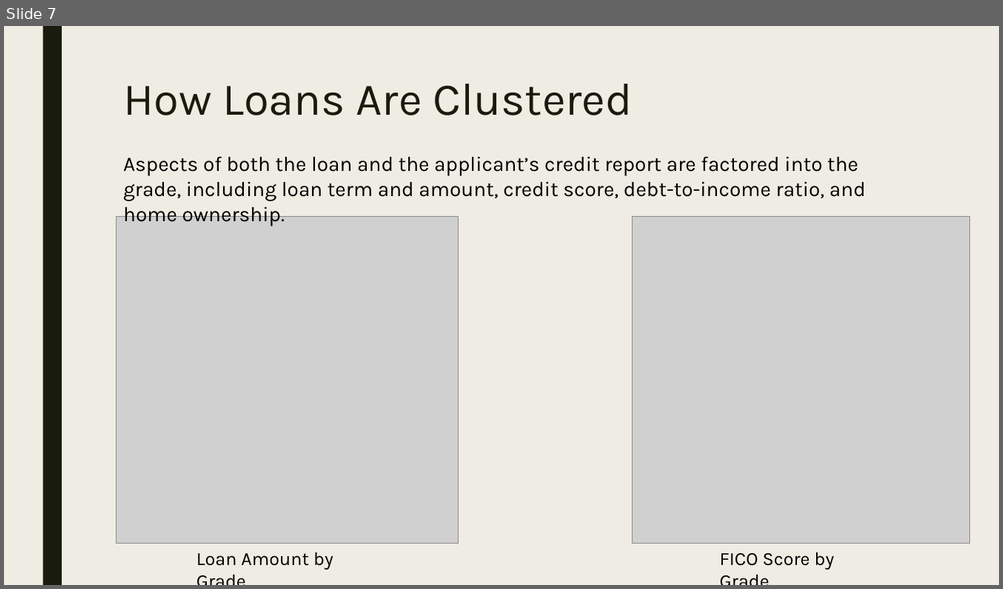
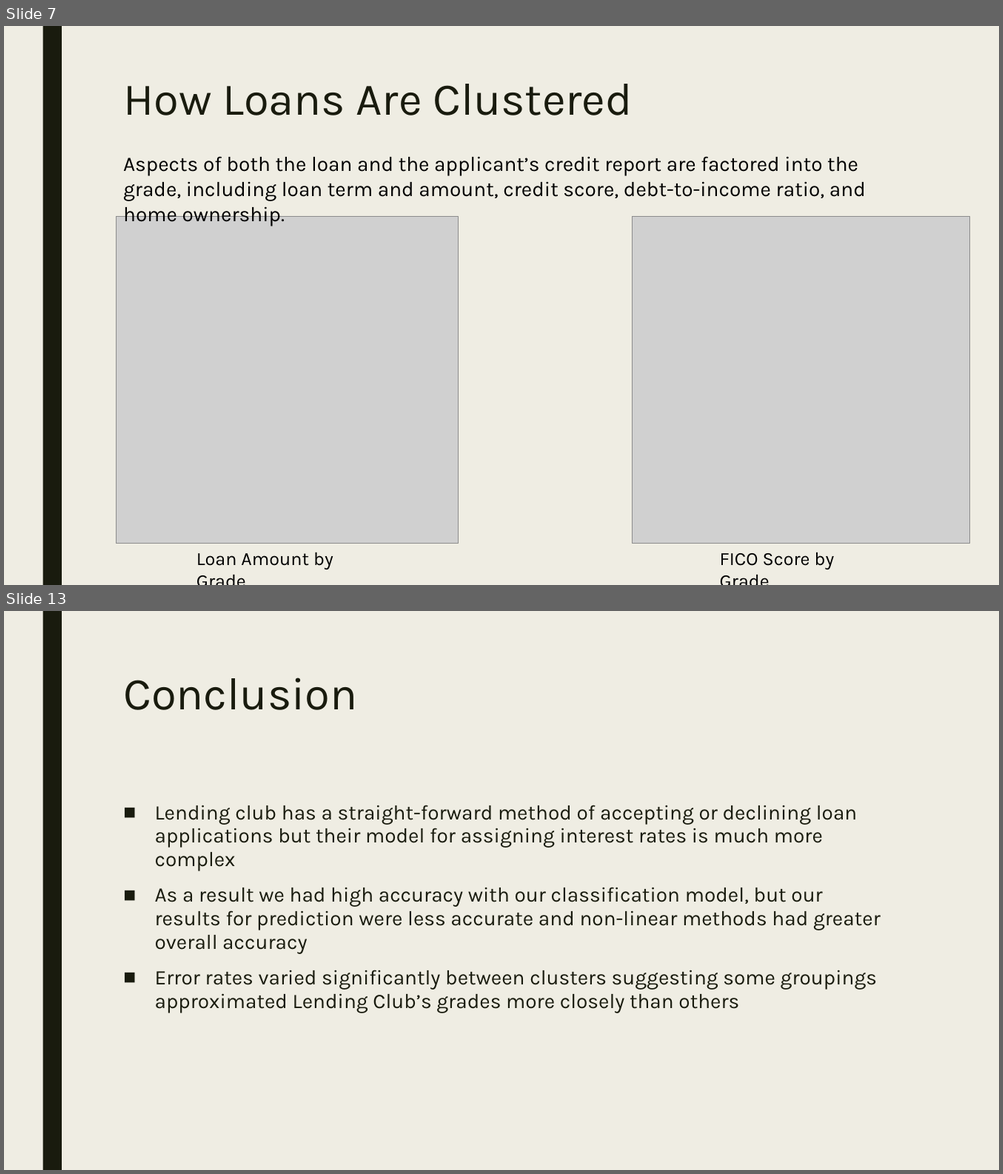
Before and after one commit to erstrong/INFO-7390-ADS-Fall-17-TeamNo., a slide deck: Assignment 2/Team 4 Slide Deck.pptx. Shown one above the other, each under a label of ours: slide 7 before the commit, slides 7 and 13 after it; the slides between them are not shown. The pictures are 1003x589 and 1003x1174 pixels, drawn with LibreOffice and Linux fonts; fonts in the diff are those of the drawing; grey boxes stand for pictures. Boxes give left, top, right and bottom in pixels: in the first picture for what was removed or moved away, otherwise in the second. Text is boxed around its words. In the diff, an @@ line names an element or a change of style, - is before the commit and + after.

```diff
--- a/Assignment 2/Team 4 Slide Deck.pptx
+++ b/Assignment 2/Team 4 Slide Deck.pptx
@@ slide 13 added at [4,611,999,1170], background #EFEDE3; not listed: 1 template element that a slide beside it also shows @@
@@ title added at [123,678,357,710], 44 pt, text #191B0E @@
+Conclusion
@@ text added at [155,805,880,1014], 20 pt, text #191B0E @@
+■ Lending club has a straight-forward method of accepting or declining loan applications but their model for assigning interest rates is much more complex
+■ As a result we had high accuracy with our classification model, but our results for prediction were less accurate and non-linear methods had greater overall accuracy
+■ Error rates varied significantly between clusters suggesting some groupings approximated Lending Club’s grades more closely than others
```
Also in this commit, not shown: 1 slide changed, 4 other slides added, 5 slides removed, 16 other files.
